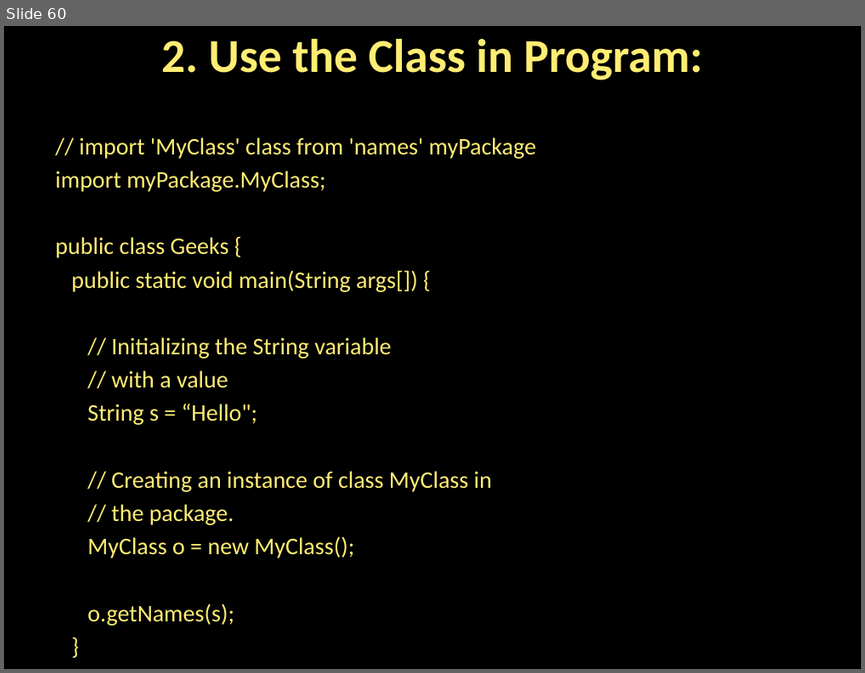
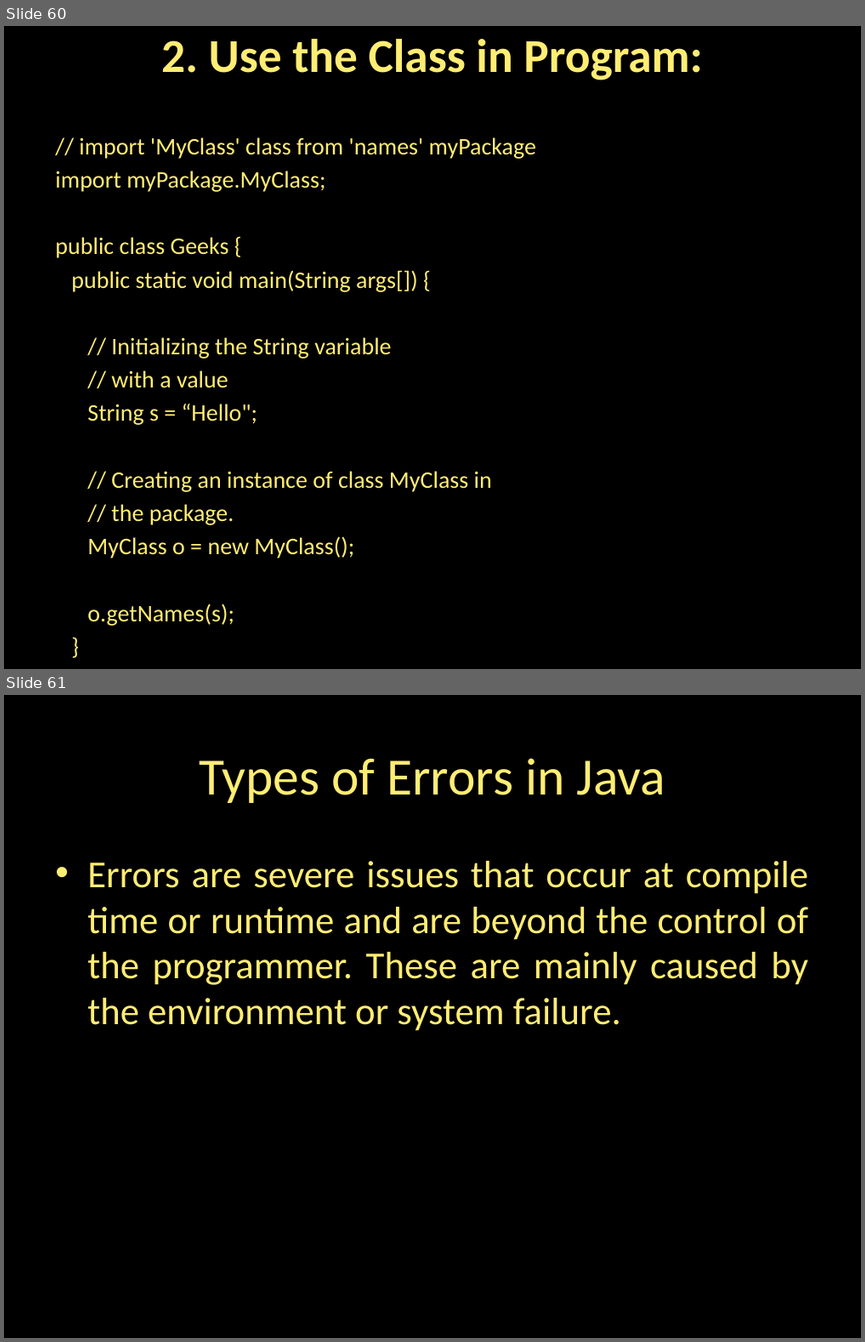
Before and after one commit to NemisRuparel/JAVA_Material, a slide deck: material/Inheritance in JAVA.pptx. Shown one above the other, each under a label of ours: slide 60 before the commit, slides 60 and 61 after it. The pictures are 865x673 and 865x1342 pixels, drawn with LibreOffice and Linux fonts; fonts in the diff are those of the drawing. Boxes give left, top, right and bottom in pixels: in the first picture for what was removed or moved away, otherwise in the second. Text is boxed around its words. In the diff, an @@ line names an element or a change of style, - is before the commit and + after.

```diff
--- a/material/Inheritance in JAVA.pptx
+++ b/material/Inheritance in JAVA.pptx
@@ slide 61 added at box(4, 695, 861, 1338), background #000000 @@
@@ title added at box(199, 758, 666, 803), 44 pt, text #FFED73 @@
+Types of Errors in Java
@@ text added at box(87, 861, 808, 1031), 32 pt, text #FFED73 @@
+• Errors are severe issues that occur at compile time or runtime and are beyond the control of the programmer. These are mainly caused by the environment or system failure.
```
Also in this commit, not shown: 60 other slides added, 4 other files.
